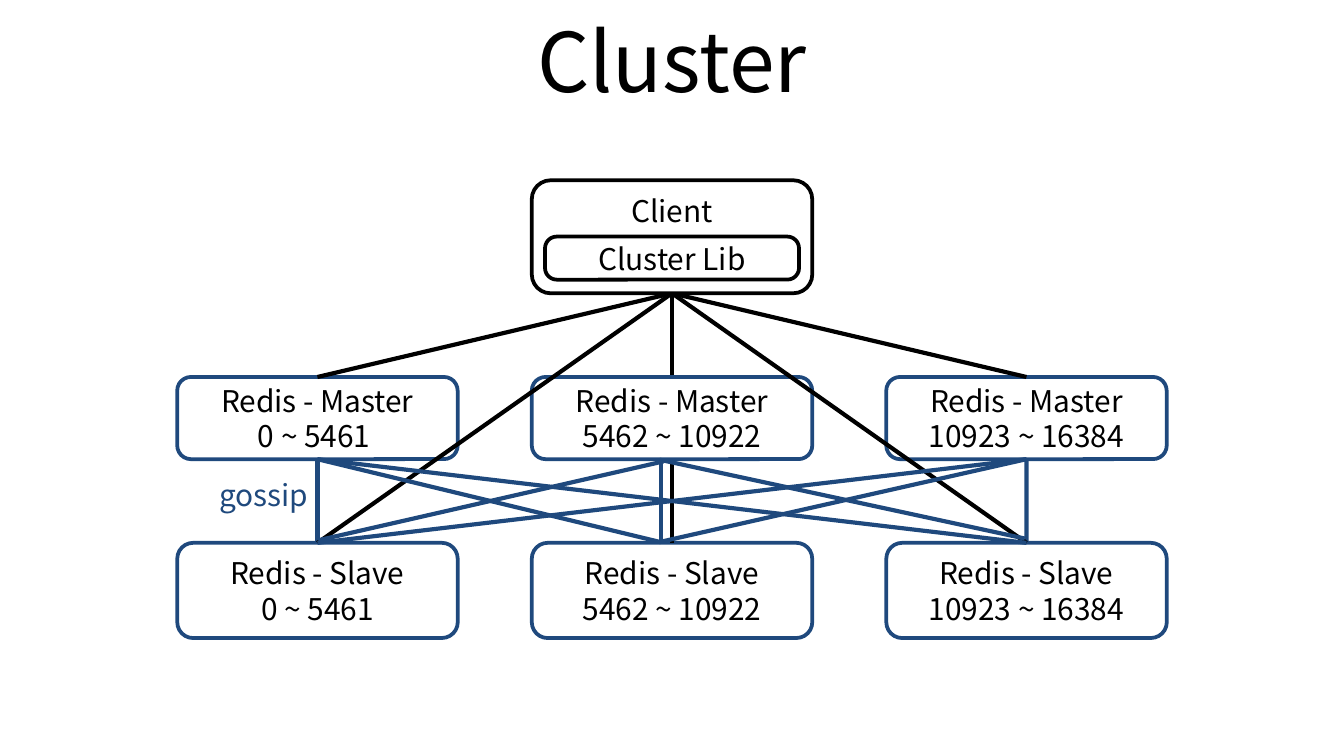
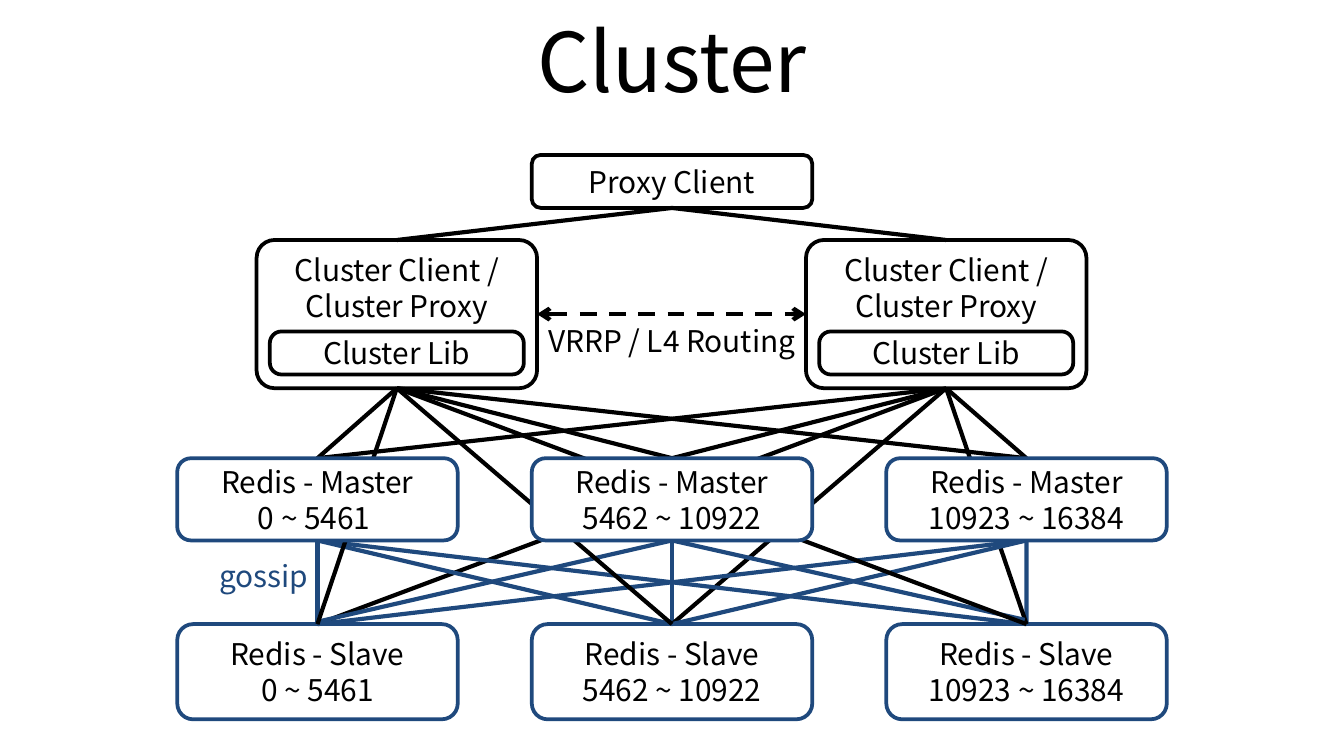
Before and after one commit to ssup2/blog-old, a slide deck: slide 2 of images/theory_analysis/Redis_Master_Slave_Cluster/Redis_Master_Slave_Cluster.pptx. Drawn at 1344x756 pixels with LibreOffice and Linux fonts; fonts in the diff are those of the drawing. Boxes give left, top, right and bottom in pixels: in the first picture for what was removed or moved away, otherwise in the second. Text is boxed around its words. In the diff, an @@ line names an element or a change of style, - is before the commit and + after.

Commit message:
Update redis cluster

```diff
--- a/images/theory_analysis/Redis_Master_Slave_Cluster/Redis_Master_Slave_Cluster.pptx
+++ b/images/theory_analysis/Redis_Master_Slave_Cluster/Redis_Master_Slave_Cluster.pptx
@@ rounded rectangle "Proxy Client": place and size @@
-rounded rectangle "Proxy Client" at [532, 180, 813, 293]
+rounded rectangle "Proxy Client" at [532, 155, 813, 207]
@@ rounded rectangle "Proxy Client" at [532, 155, 813, 207]: vertical alignment top to middle @@
@@ text in rounded rectangle at [589, 169, 754, 200]: text changed @@
-Client
+Proxy Client
@@ line added from (672, 208) to (396, 241), #000000 2.25 pt @@
@@ line added from (672, 208) to (946, 241), #000000 2.25 pt @@
@@ rounded rectangle added at [257, 241, 538, 388], fill #FFFFFF, outline #000000 2 pt, 16 pt, text #000000 @@
+Cluster Client / Cluster Proxy
@@ rounded rectangle added at [806, 241, 1087, 388], fill #FFFFFF, outline #000000 2 pt, 16 pt, text #000000 @@
+Cluster Client / Cluster Proxy
@@ double arrow added from (538, 314) to (806, 314), #000000 2.25 pt dashed @@
@@ text added at [548, 329, 795, 360], 16 pt, text #000000 @@
+VRRP / L4 Routing
@@ rounded rectangle added at [270, 332, 524, 375], fill #FFFFFF, outline #000000 2 pt, 16 pt, text #000000 @@
+Cluster Lib
@@ rounded rectangle "Cluster Lib": place and size @@
-rounded rectangle "Cluster Lib" at [546, 237, 800, 280]
+rounded rectangle "Cluster Lib" at [820, 332, 1074, 375]
@@ line moved from (672, 293) - (317, 543) to (946, 388) - (317, 624) @@
@@ line moved from (672, 293) - (317, 378) to (946, 388) - (317, 458) @@
@@ line added from (396, 388) to (317, 458), #000000 2.25 pt @@
@@ line added from (396, 388) to (317, 624), #000000 2.25 pt @@
@@ line added from (396, 388) to (672, 458), #000000 2.25 pt @@
@@ line added from (396, 388) to (1027, 458), #000000 2.25 pt @@
@@ line added from (396, 388) to (672, 624), #000000 2.25 pt @@
@@ line added from (396, 388) to (1027, 624), #000000 2.25 pt @@
@@ line moved from (672, 293) - (672, 543) to (946, 388) - (672, 624) @@
@@ line added from (946, 388) to (672, 458), #000000 2.25 pt @@
@@ line moved from (672, 293) - (1027, 543) to (946, 388) - (1027, 624) @@
@@ line moved from (672, 293) - (1027, 378) to (946, 388) - (1027, 458) @@
@@ 6 rounded rectangles, 4 lines, 1 text: place and size @@
-6 rounded rectangles, 4 lines, 1 text at [177, 378, 1167, 638]
+6 rounded rectangles, 4 lines, 1 text at [177, 458, 1167, 719]
@@ line moved from (661, 542) - (317, 460) to (672, 624) - (317, 540) @@
@@ line moved from (319, 540) - (664, 461) to (319, 621) - (672, 540) @@
@@ line moved from (1024, 539) - (660, 460) to (1024, 620) - (672, 540) @@
@@ line moved from (661, 542) - (1027, 460) to (672, 624) - (1027, 540) @@
@@ line moved from (661, 544) - (661, 445) to (672, 624) - (672, 540) @@
```
Also in this commit, not shown: 1 other slide changed, 3 other files.
